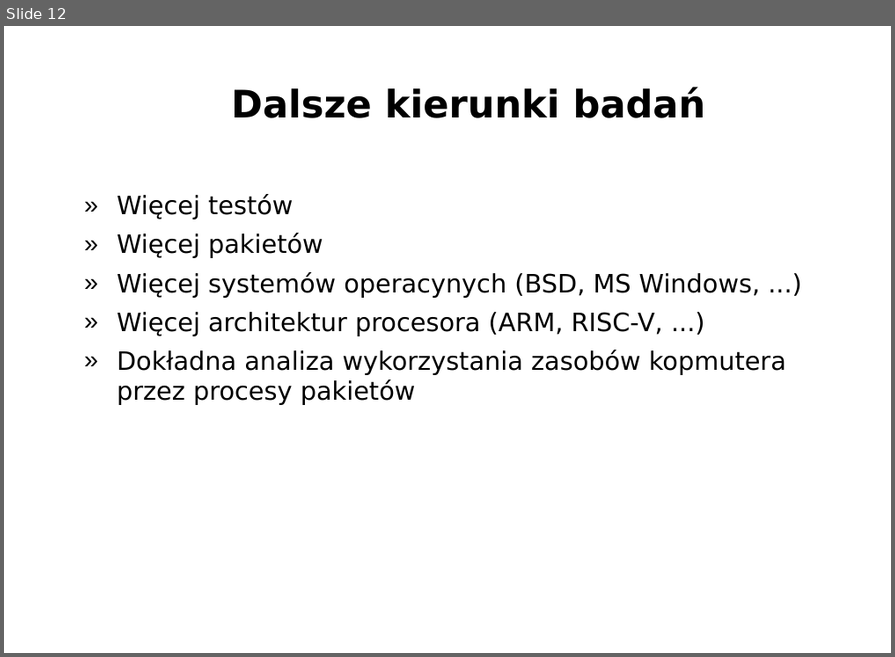
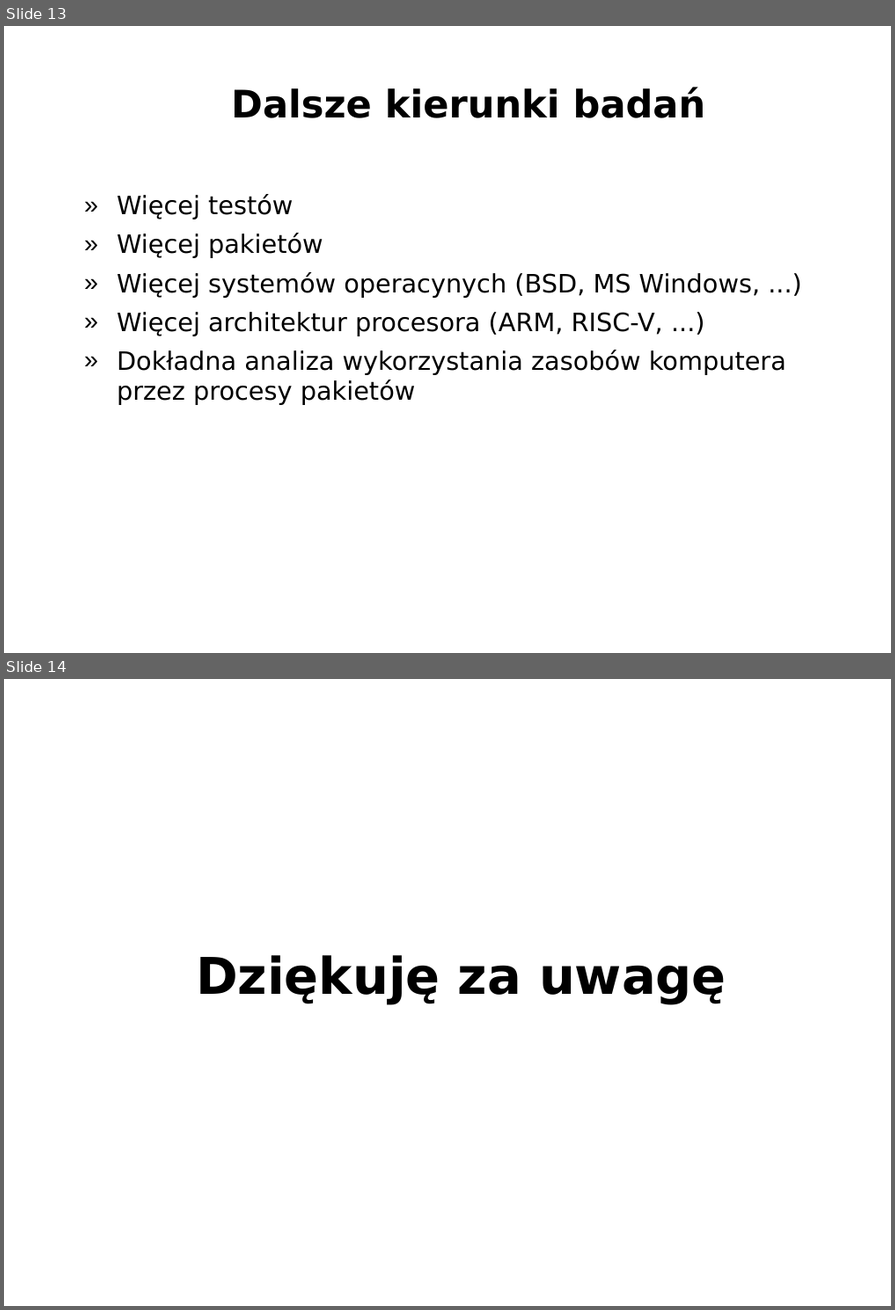
Before and after one commit to Ashymad/praca.inz, a slide deck: prez/prezentacja.odp. Shown one above the other, each under a label of ours: slide 12 before the commit, slides 13 and 14 after it. The pictures are 895x657 and 895x1310 pixels, drawn with LibreOffice and Linux fonts; fonts in the diff are those of the drawing; background and template pictures are left out. Boxes give left, top, right and bottom in pixels: in the first picture for what was removed or moved away, otherwise in the second. Text is boxed around its words. In the diff, an @@ line names an element or a change of style, - is before the commit and + after.

```diff
--- a/prez/prezentacja.odp
+++ b/prez/prezentacja.odp
@@ slide 14 added at (4, 679, 891, 1306), background picture (left out) @@
@@ title added at (196, 955, 726, 1005), 48 pt, text #000000, bold @@
+Dziękuję za uwagę
@@ what was slide 12 is now slide 13 @@
@@ slide 13 changed as well @@
@@ text at (117, 350, 786, 405): text changed @@
-» Dokładna analiza wykorzystania zasobów kopmutera przez procesy pakietów
+» Dokładna analiza wykorzystania zasobów komputera przez procesy pakietów
```
Also in this commit, not shown: 9 other slides changed, 2 other slides added, 1 slide removed, 5 other files.
